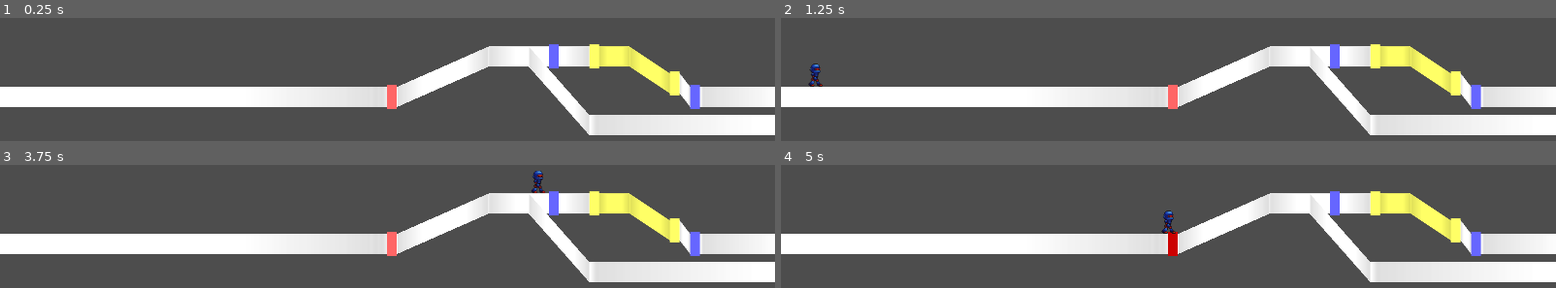
Above: before the commit, frames 1-4 (two rows, left to right).
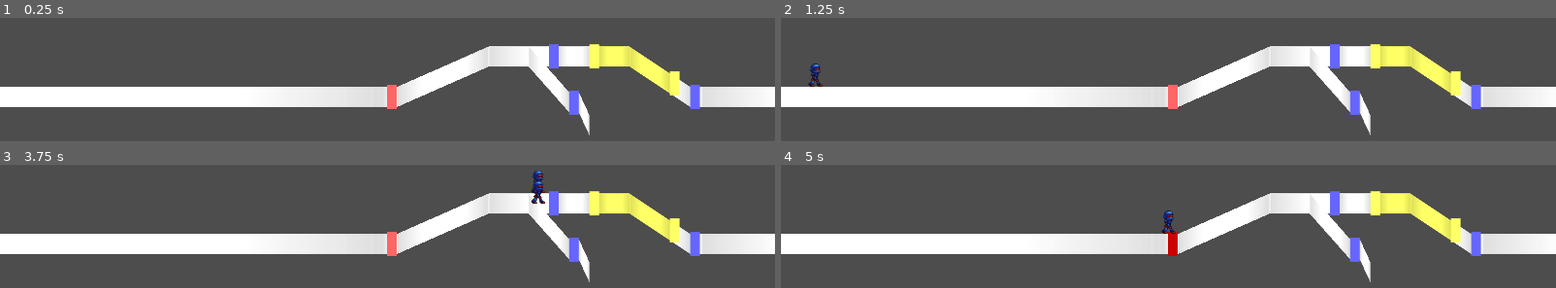
Above: after the commit, the same moments.

Repository: junu192857/Vexatonic-dash-2
Game: Godot game, scene res://Scenes/RhythmScene.tscn
The game is run twice, just before and just after one commit, with the same random seed, the same clock (stepped at 60 frames per second) and the same inputs. Sound files missing from this copy of the repository are replaced by a short silence.
Inputs:
- Up to frame 1 (0.25 s): no input
- Up to frame 2 (1.25 s): tap Enter at 0.5 s; hold A (a) from 0.53 s (still down); tap D (d) at 0.8 s
- Up to frame 3 (3.75 s): tap Space at 1.25 s; release A (a) at 1.28 s; tap D (d) at 1.35 s; tap K (k) at 1.55 s; hold K (k) 2.03-2.78 s; tap L (l) at 2.3, 2.85 s; tap S (s) at 3.05 s; hold S (s) from 3.53 s (still down)
- Up to frame 4 (5 s): tap A (a) at 3.8, 4.35 s; tap Enter at 4.25 s; release S (s) at 4.28 s; tap D (d) at 4.55 s

The runs differ from the first frame. In frame 1, 4.6% of the frame differs, in the area x 72-100%, y 23-96%; in frame 2, 4.6%; in frame 3, 4.8%, in the area x 68-100%, y 13-96%; in frame 4, 4.6%.

Commit message:
캐릭터가 레인을 따라 이동
아마도..ㅠㅠ

Diff:
--- a/vexatonic-dash-2/Charts/test.csv
+++ b/vexatonic-dash-2/Charts/test.csv
@@ -1,11 +1,13 @@
 # time  color  type  end_time  lane
 0 0 0 0 0
-1000 2 1 1400 0
 1500 1 0 0 0
 800 1 0 0 0
+1000 2 1 1400 0
+900 1 0 0 1
+
+
 
 # lane information: 오직 꺾이는 부분에 대한 정보만 가지고 있음.
-# is_init: 처음부터 등장하는 lane인지의 여부. 만약 is_init = 1이라면 init_time은 반드시 0일 것.
 # LANE index is_init
 # init_time init_height
 # 관절_time 관절_height
@@ -24,5 +26,4 @@
 LANE 1 0
 700 100
 1000 -70
-4000 -70
 END
--- a/vexatonic-dash-2/Scripts/Character.gd
+++ b/vexatonic-dash-2/Scripts/Character.gd
@@ -1,10 +1,16 @@
 extends Node2D
-class_name Sayane
+class_name Character
 
 var lane:Lane
 
-func set_character_position(time:float):
-	position = Vector2(Setting.get_posx_from_time(time), -(lane.get_height(time)+Setting.CHARACTER_POS_Y))
+func set_character_position(time:float) -> bool:
+	if (time > lane.get_end_time()):
+		queue_free()
+		return true
+	else:
+		position = Vector2(Setting.get_posx_from_time(time), -(lane.get_height(time)+Setting.CHARACTER_POS_Y))
+		return false
+
 
 func set_lane(p_lane: Lane):
 	lane = p_lane
--- a/vexatonic-dash-2/Scripts/Note.gd
+++ b/vexatonic-dash-2/Scripts/Note.gd
@@ -1,4 +1,4 @@
-extends Node
+extends Node2D
 class_name Note
 
 const UNPROCECSSED_COLORS: Array[Color] = [Color(1, 0.4, 0.4), Color(0.4, 0.4, 1.0),Color(1.0, 1.0, 0.4)]
--- a/vexatonic-dash-2/Scripts/RhythmManager.gd
+++ b/vexatonic-dash-2/Scripts/RhythmManager.gd
@@ -6,11 +6,13 @@
 @export var CHARACTER_SCENE: PackedScene
 @onready var musicPlayer = $AudioStreamPlayer
 
-var characters: Array[Sayane]
+var characters: Array[Character]
 var time: float
 var music_started = false
 var time_start_tick: float
 var music_start_tick: float
+#어느 레인까지 캐릭터가 생성되었는지 체크하는 용도
+var lane_index: int
 
 const COUNTDOWN_TIME = 3000
 
@@ -19,24 +21,30 @@
 	print("START")
 	InputHandler.note_pressed.connect(_on_pressed)
 	ChartParser.parse("res://Charts/test.csv", lanes, noteDatas)
+	Lane.sort_lanes(lanes)
+	lane_index = 0
+
 	render_chart()
 
-	print(noteDatas.size())
+	#print(noteDatas.size())
+	for lane:Lane in lanes:
+		lane.print_data()
 
 	#RhythmScene으로 넘어온 뒤 3초 후 게임 시작
 	for lane in lanes:
 		if (lane.is_init):
 			place_character(lane)
+			lane_index += 1
 
 	time_start_tick = Time.get_ticks_msec()
 
 func place_character(lane: Lane):
-	var initial_pos_x = Setting.get_posx_from_time(-COUNTDOWN_TIME)
-	var sayane = CHARACTER_SCENE.instantiate() as Sayane
+	#var initial_pos_x = Setting.get_posx_from_time(-COUNTDOWN_TIME)
+	var character = CHARACTER_SCENE.instantiate() as Character
 	#sayane.position = Vector2(initial_pos_x, -Setting.CHARACTER_POS_Y)
-	sayane.set_lane(lane)
-	characters.append(sayane)
-	add_child(sayane)
+	character.set_lane(lane)
+	characters.append(character)
+	add_child(character)
 
 
 func _process(delta):
@@ -49,8 +57,14 @@
 	else:
 		time = musicPlayer.get_playback_position() * 1000
 
-	for sayane in characters:
-		sayane.set_character_position(time)
+	if (lane_index < lanes.size() and lanes[lane_index].get_start_time() < time):
+		place_character(lanes[lane_index])
+		lane_index += 1
+
+
+	for character in characters:
+		if character.set_character_position(time):
+			characters.erase(character)
 
 
 #============================== Chart Rendering ===================================
@@ -59,7 +73,7 @@
 @export var CONNECTOR_SCENE: PackedScene
 
 func render_chart():
-	print("Rendering chart..")
+	#print("Rendering chart..")
 	var pos_x
 	var previous_time = -1
 	var previous_note
--- a/vexatonic-dash-2/Scripts/Scripts_without_Node/ChartParser.gd
+++ b/vexatonic-dash-2/Scripts/Scripts_without_Node/ChartParser.gd
@@ -34,10 +34,6 @@
 			continue
 
 		if parts.size() == 2 and current_lane:
-			if (float(parts[0]) < 0):
-				push_error("ERROR: keyframe time should be positive")
-			if (current_lane.is_init and current_lane.keyframes.is_empty() and float(parts[0]) > 0.001):
-				push_error("ERROR: initial lane's first keyframe time shold be 0")
 			current_lane.add_keyframe(float(parts[0]), float(parts[1]))
 			continue
 
--- a/vexatonic-dash-2/Scripts/Scripts_without_Node/Lane.gd
+++ b/vexatonic-dash-2/Scripts/Scripts_without_Node/Lane.gd
@@ -32,6 +32,8 @@
 	for kf:Vector2 in keyframes:
 		print("time: %f and height: %f" % [kf[0],kf[1]])
 	print("Note Count:%d" % notes.size())
+	for note:Note in notes:
+		print("Note: time %f, color %d, type %d" % [note.get_time(), note.get_color(), note.get_type()])
 
 func get_height(time_ms: float) -> float:
 	#print("My time: %f" % time_ms)
@@ -62,9 +64,17 @@
 func sort_notes():
 	notes.sort_custom(func(a:Note, b:Note): return a.data.time < b.data.time)
 
+func get_start_time():
+	return keyframes[0].x
+
+func get_end_time():
+	return keyframes[-1].x
 
 static func find_lane(lanes: Array[Lane], index: int) -> Lane:
 	for lane:Lane in lanes:
 		if (lane.lane_index == index):
 			return lane
 	return null
+
+static func sort_lanes(lanes: Array[Lane]):
+	lanes.sort_custom(func(a:Lane, b:Lane): return a.keyframes[0].x < b.keyframes[0].x)
Not shown, added: vexatonic-dash-2/Scenes/RhythmScene.tscn7418528569.tmp
